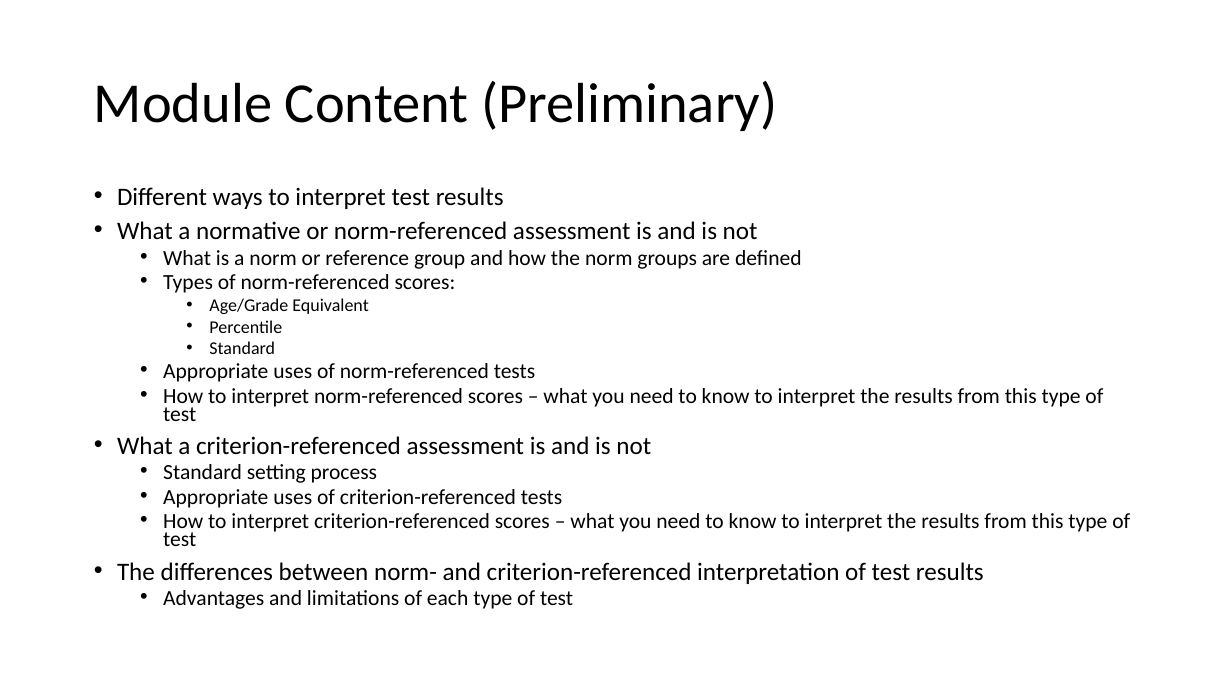
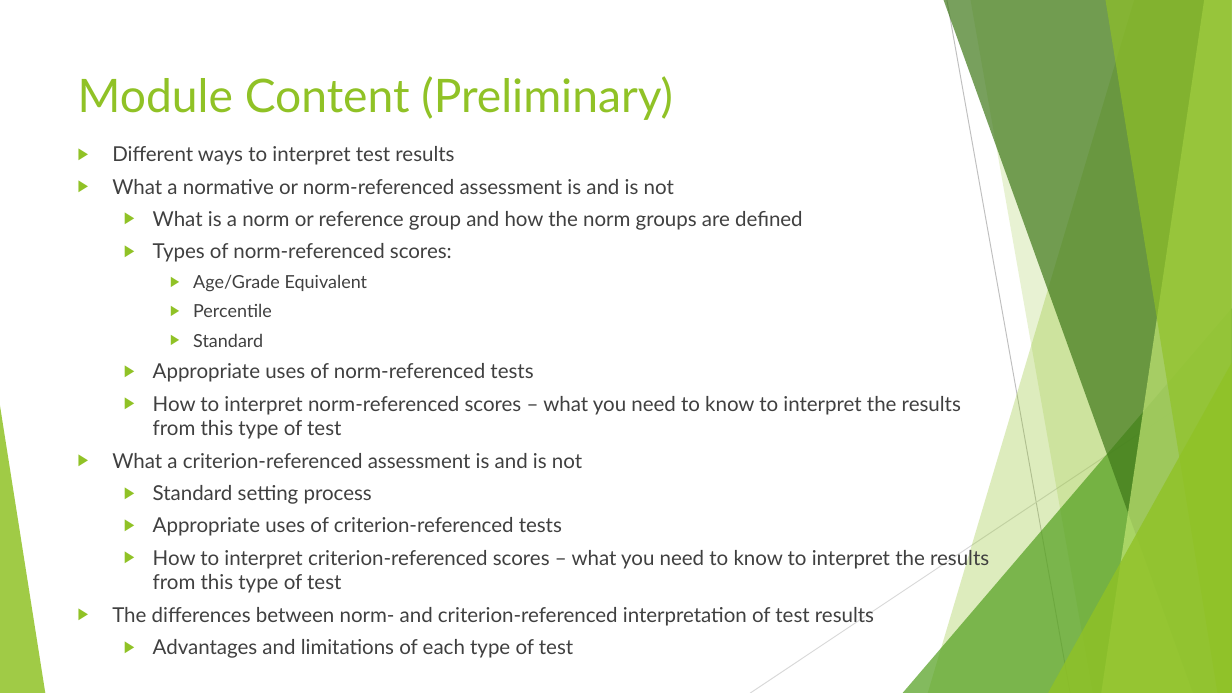
Before and after one commit to lcancado/Center-Internship-Presentations, a slide deck: slide 8 of Internship Update June 11.pptx. Drawn at 1232x693 pixels with LibreOffice and Linux fonts; fonts in the diff are those of the drawing. Boxes give left, top, right and bottom in pixels: in the first picture for what was removed or moved away, otherwise in the second. Text is boxed around its words. In the diff, an @@ line names an element or a change of style, - is before the commit and + after.

```diff
--- a/Internship Update June 11.pptx
+++ b/Internship Update June 11.pptx
@@ title "Module Content (Preliminary)": place and size @@
-title "Module Content (Preliminary)" at (94, 81, 777, 131)
+title "Module Content (Preliminary)" at (78, 76, 673, 120)
@@ title "Module Content (Preliminary)" at (78, 76, 673, 120): size 44 to 36 pt, font Calibri to Lato, text colour #000000 to #90C226; line spacing 0.9 to 1; vertical alignment middle to top @@
@@ text "Different ways to interpret test ...": place and size @@
-text "Different ways to interpret test ..." at (117, 187, 1130, 609)
+text "Different ways to interpret test ..." at (112, 146, 989, 658)
@@ text "Different ways to interpret test ..." at (112, 146, 989, 658): size 19.6 to 16 pt in "Different ways to interpret test results", "What a normative or norm-referenced assessment is ...", "What a criterion-referenced assessment is and is ...", "The differences between norm- and criterion-referenced inter ..."; font Calibri to Lato, text colour #000000 to #404040; size 16.8 to 16 pt in "What is a norm or reference group ...", "Types of norm-referenced scores:", "Appropriate uses of norm-referenced tests", "How to interpret norm-referenced scores – what ..." and 4 more places; bullet • to ▶; line spacing 0.7 to 1; less space between paragraphs; more space between paragraphs @@
@@ group added at (0, 0, 1232, 693): 5 freeform shapes, 3 triangles, 2 lines @@
```
Also in this commit, not shown: 9 other slides changed.
